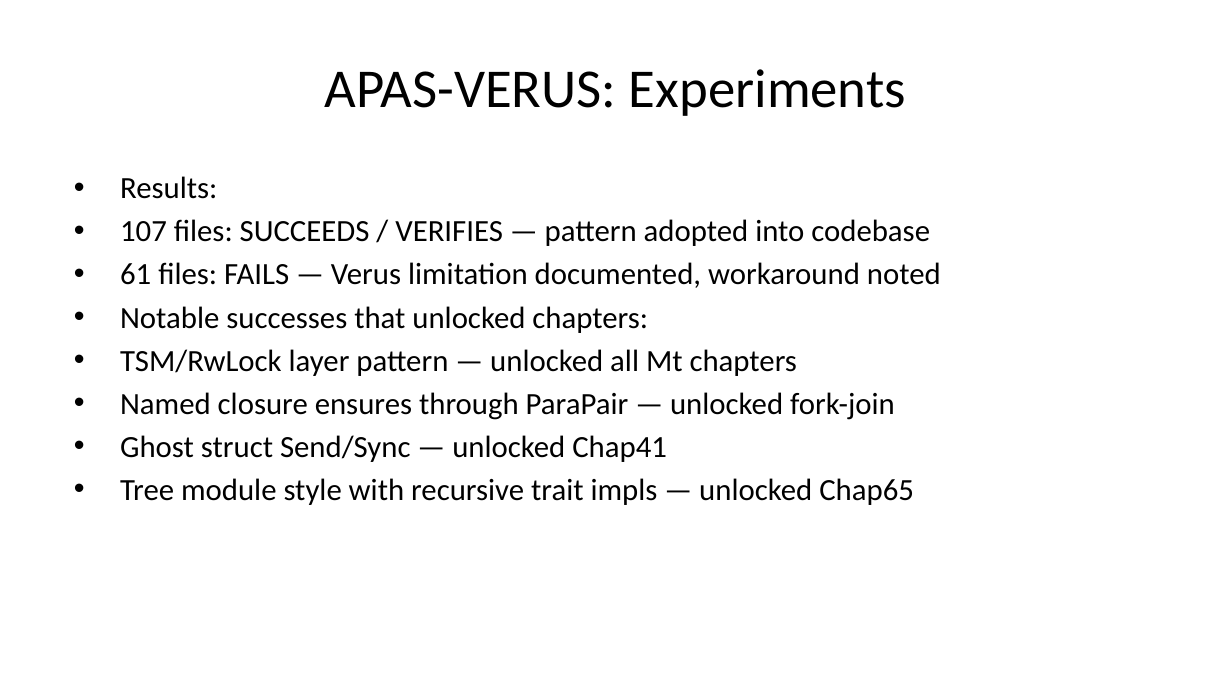
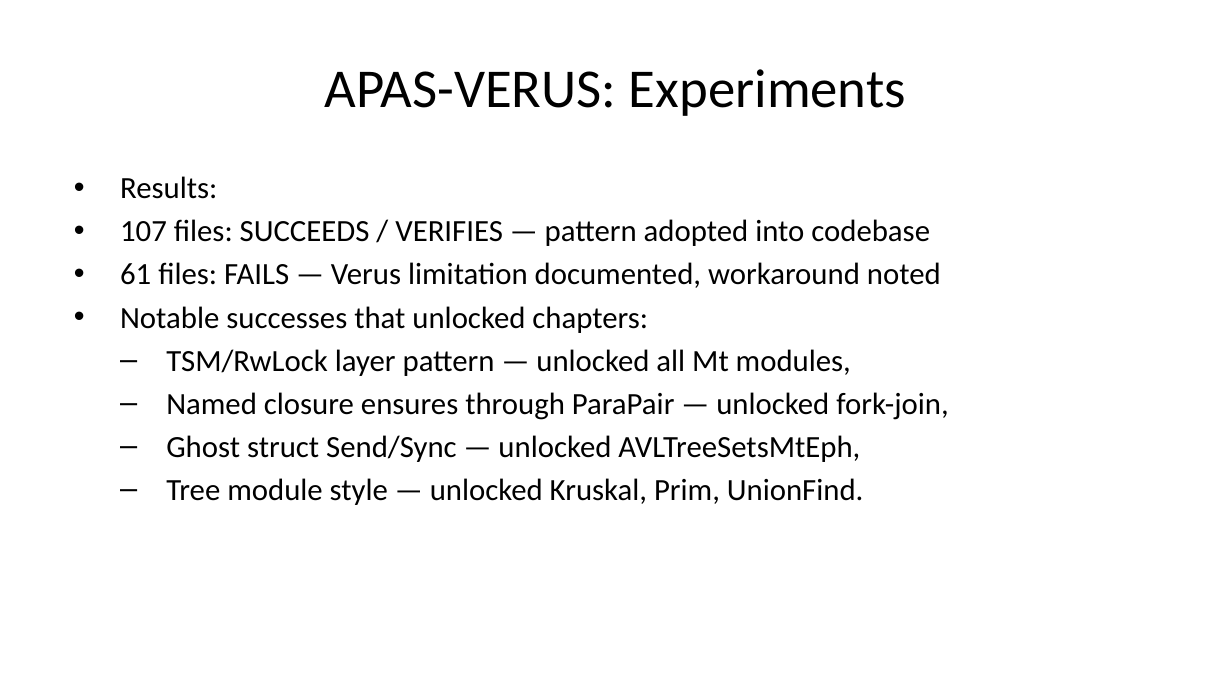
Before and after one commit to briangmilnes/APAS-VERUS, a slide deck: slide 46 of lectures/slidesMSR.pptx. Drawn at 1232x693 pixels with LibreOffice and Linux fonts; fonts in the diff are those of the drawing. Boxes give left, top, right and bottom in pixels: in the first picture for what was removed or moved away, otherwise in the second. Text is boxed around its words. In the diff, an @@ line names an element or a change of style, - is before the commit and + after.

```diff
--- a/lectures/slidesMSR.pptx
+++ b/lectures/slidesMSR.pptx
@@ text at (166, 349, 948, 505): text changed @@
-• TSM/RwLock layer pattern — unlocked all Mt chapters
-• Named closure ensures through ParaPair — unlocked fork-join
-• Ghost struct Send/Sync — unlocked Chap41
-• Tree module style with recursive trait impls — unlocked Chap65
+  – TSM/RwLock layer pattern — unlocked all Mt modules,
+  – Named closure ensures through ParaPair — unlocked fork-join,
+  – Ghost struct Send/Sync — unlocked AVLTreeSetsMtEph,
+  – Tree module style — unlocked Kruskal, Prim, UnionFind.
```
Also in this commit, not shown: 14 other slides changed, 2 slides added, 1 slide removed, 2 other files.
